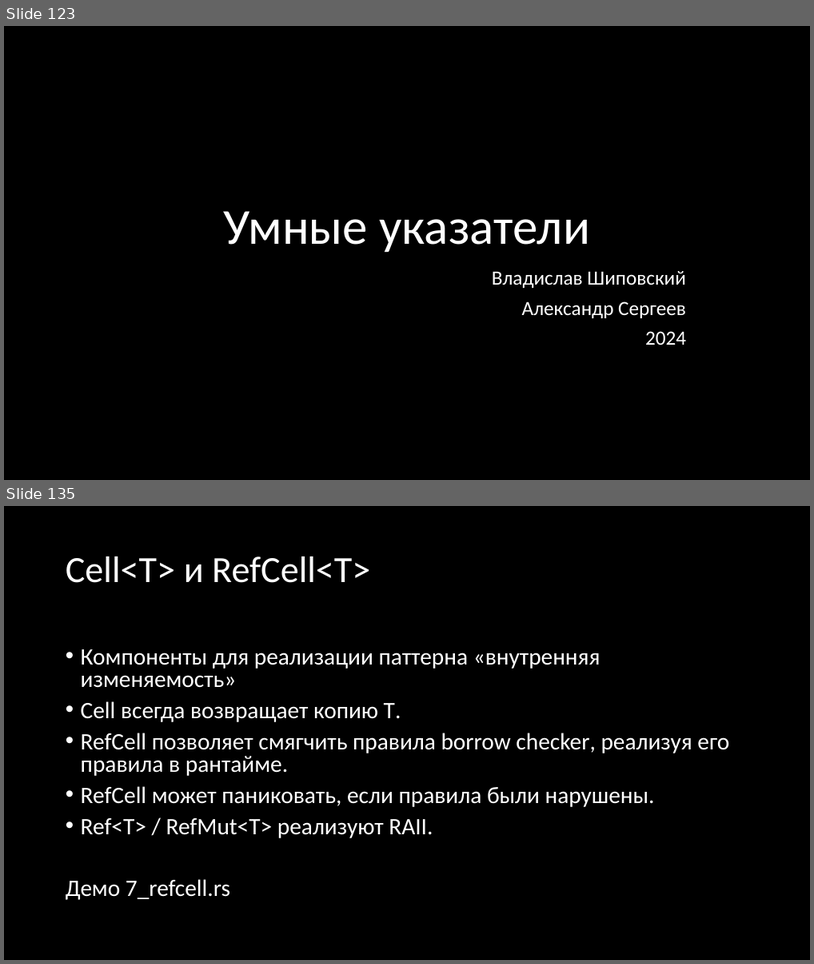
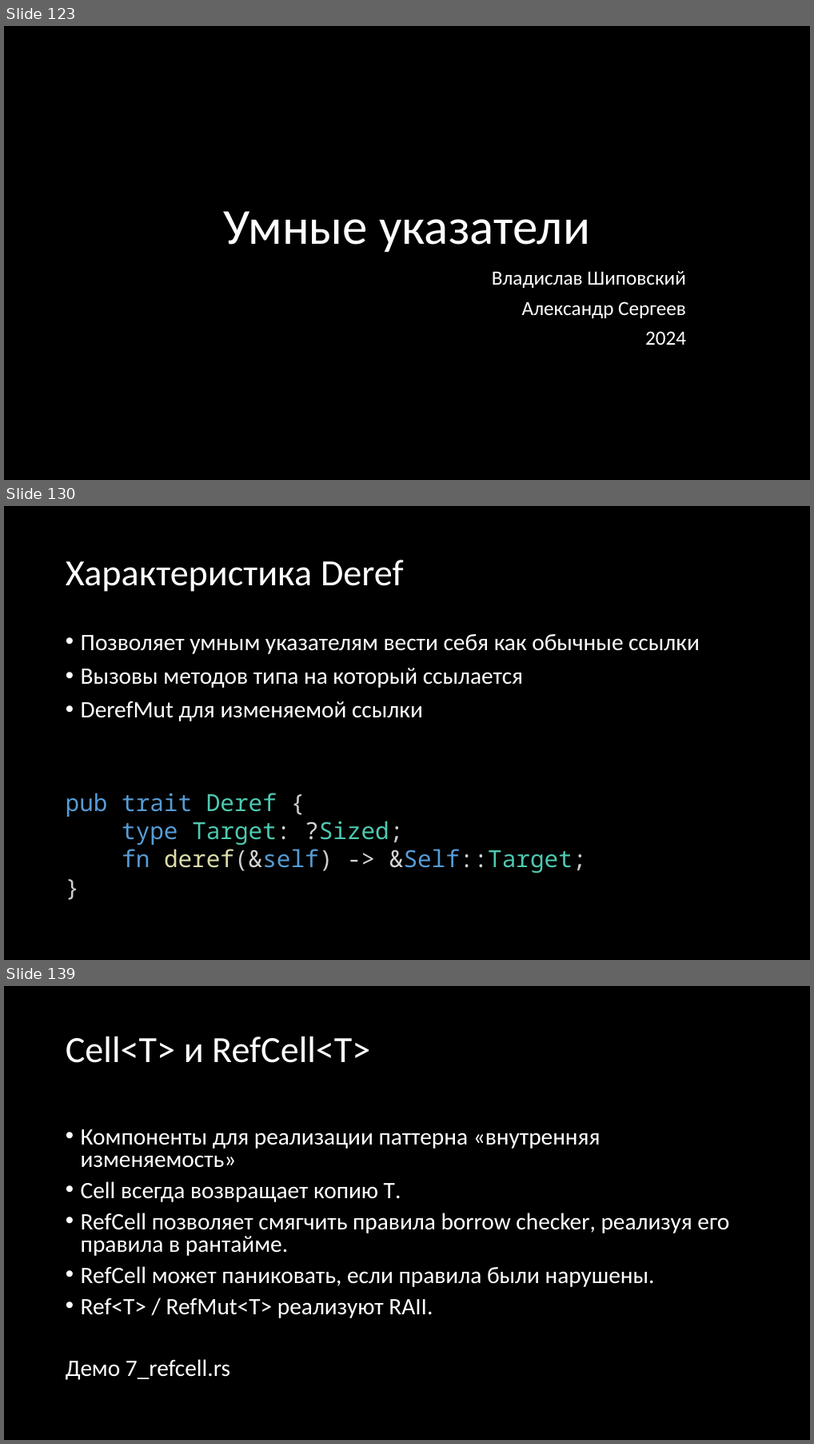
Before and after one commit to Gordon01/learn-rust, a slide deck: keynotes/Rust 2024.pptx. Shown one above the other, each under a label of ours: slides 123 and 135 before the commit, slides 123, 130 and 139 after it; the slides between them are not shown. The pictures are 814x964 and 814x1444 pixels, drawn with LibreOffice and Linux fonts; fonts in the diff are those of the drawing. Boxes give left, top, right and bottom in pixels: in the first picture for what was removed or moved away, otherwise in the second. Text is boxed around its words. In the diff, an @@ line names an element or a change of style, - is before the commit and + after.

```diff
--- a/keynotes/Rust 2024.pptx
+++ b/keynotes/Rust 2024.pptx
@@ slide 130 added at (x1=4, y1=506, x2=810, y2=960), background #000000 @@
@@ title added at (x1=66, y1=560, x2=404, y2=592), 44 pt, text #FFFFFF @@
+Характеристика Deref
@@ text added at (x1=81, y1=634, x2=700, y2=721), 28 pt, text #FFFFFF @@
+• Позволяет умным указателям вести себя как обычные ссылки
+• Вызовы методов типа на который ссылается
+• DerefMut для изменяемой ссылки
@@ text added at (x1=66, y1=792, x2=587, y2=872), 28 pt, text #569CD6 @@
+pub trait Deref {
+type Target: ?Sized;
+fn deref(&self) -> &Self::Target;
+}
@@ what was slide 135 is now slide 139 @@
```
Also in this commit, not shown: 4 slides changed, 16 other slides added, 2 slides removed, 1 other file.
